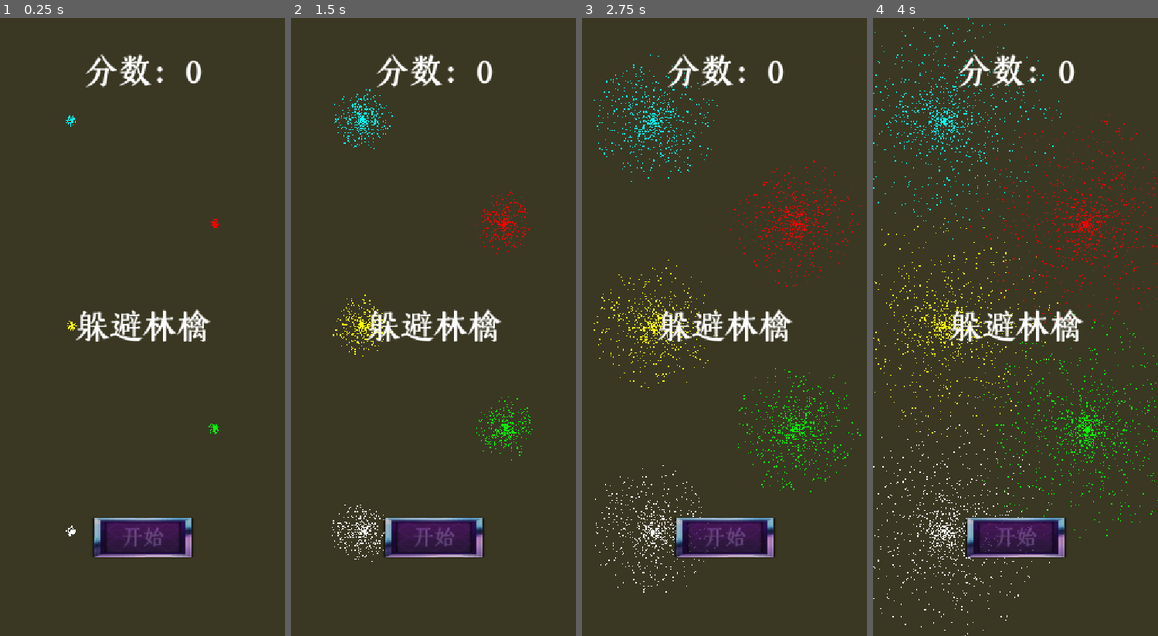
Above: before the commit, frames 1-4 (left to right).
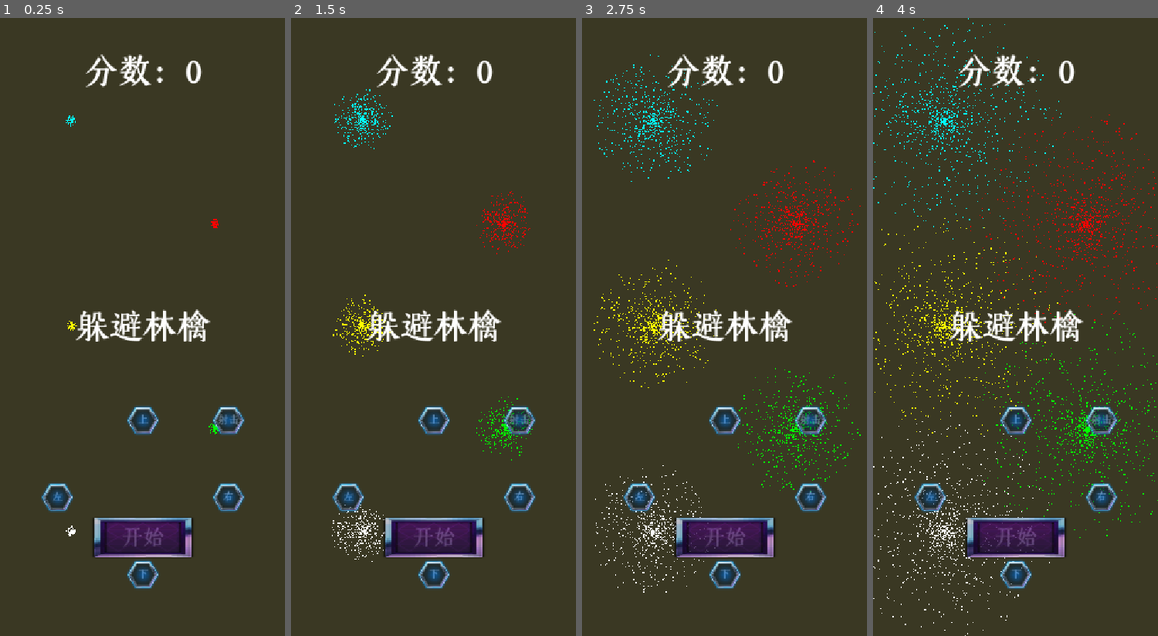
Above: after the commit, the same moments.

Repository: hackerl126/dodge_the_apples
Game: Godot game, scene res://Main.tscn
Two runs of this game, one before a commit and one after it. Both use one fixed random seed, a clock stepped at 60 frames per second and the inputs below. Video files are missing from this copy of the repository; at most half a second of black plays in their place.
Inputs:
- Up to frame 1 (0.25 s): no input
- Up to frame 2 (1.5 s): no input
- Up to frame 3 (2.75 s): no input
- Up to frame 4 (4 s): no input

The runs differ from the first frame. In frame 1, 2.0% of the frame differs, in the area x 14-86%, y 62-93%; in frame 2, 2.0%; in frame 3, 2.0%; in frame 4, 2.0%.

Commit message:
fix_shit_3

Diff:
--- /dev/null
+++ b/Control.tscn
@@ -0,0 +1,124 @@
+[gd_scene load_steps=6 format=3 uid="uid://ikuavhm43q6v"]
+
+[ext_resource type="Script" uid="uid://c1bspdv5awvjb" path="res://control.gd" id="1_iljke"]
+[ext_resource type="FontFile" uid="uid://b7r5r1natiqe2" path="res://fonts/仓耳玄三04-W05.ttf" id="2_6ovdc"]
+[ext_resource type="Texture2D" uid="uid://cuwlla2df284g" path="res://art/ButtonReleased.png" id="3_3nnk7"]
+[ext_resource type="Texture2D" uid="uid://kbrw3f66ridn" path="res://art/ButtonPressed.png" id="4_3wkhr"]
+
+[sub_resource type="LabelSettings" id="LabelSettings_poqkb"]
+font = ExtResource("2_6ovdc")
+font_size = 20
+
+[node name="Control" type="Control"]
+layout_mode = 3
+anchors_preset = 15
+anchor_right = 1.0
+anchor_bottom = 1.0
+grow_horizontal = 2
+grow_vertical = 2
+script = ExtResource("1_iljke")
+
+[node name="UpLabel" type="Label" parent="."]
+layout_mode = 1
+anchors_preset = -1
+anchor_left = 0.5
+anchor_top = 0.65
+anchor_right = 0.5
+anchor_bottom = 0.65
+offset_left = -30.0
+offset_top = -30.0
+offset_right = 30.0
+offset_bottom = 30.0
+text = "上"
+label_settings = SubResource("LabelSettings_poqkb")
+horizontal_alignment = 1
+vertical_alignment = 1
+
+[node name="Up" type="TouchScreenButton" parent="UpLabel"]
+position = Vector2(-12, -10)
+texture_normal = ExtResource("3_3nnk7")
+texture_pressed = ExtResource("4_3wkhr")
+
+[node name="DownLabel" type="Label" parent="."]
+layout_mode = 1
+anchors_preset = -1
+anchor_left = 0.5
+anchor_top = 0.9
+anchor_right = 0.5
+anchor_bottom = 0.9
+offset_left = -30.0
+offset_top = -30.0
+offset_right = 30.0
+offset_bottom = 30.0
+text = "下"
+label_settings = SubResource("LabelSettings_poqkb")
+horizontal_alignment = 1
+vertical_alignment = 1
+
+[node name="Down" type="TouchScreenButton" parent="DownLabel"]
+position = Vector2(-12, -10)
+texture_normal = ExtResource("3_3nnk7")
+texture_pressed = ExtResource("4_3wkhr")
+
+[node name="LeftLabel" type="Label" parent="."]
+layout_mode = 1
+anchors_preset = -1
+anchor_left = 0.2
+anchor_top = 0.775
+anchor_right = 0.2
+anchor_bottom = 0.775
+offset_left = -30.0
+offset_top = -30.0
+offset_right = 30.0
+offset_bottom = 30.0
+text = "左"
+label_settings = SubResource("LabelSettings_poqkb")
+horizontal_alignment = 1
+vertical_alignment = 1
+
+[node name="Left" type="TouchScreenButton" parent="LeftLabel"]
+position = Vector2(-12, -10)
+texture_normal = ExtResource("3_3nnk7")
+texture_pressed = ExtResource("4_3wkhr")
+
+[node name="RightLabel" type="Label" parent="."]
+layout_mode = 1
+anchors_preset = -1
+anchor_left = 0.8
+anchor_top = 0.775
+anchor_right = 0.8
+anchor_bottom = 0.775
+offset_left = -30.0
+offset_top = -30.0
+offset_right = 30.0
+offset_bottom = 30.0
+text = "右"
+label_settings = SubResource("LabelSettings_poqkb")
+horizontal_alignment = 1
+vertical_alignment = 1
+
+[node name="Right" type="TouchScreenButton" parent="RightLabel"]
+position = Vector2(-12, -10)
+texture_normal = ExtResource("3_3nnk7")
+texture_pressed = ExtResource("4_3wkhr")
+
+[node name="ShootLabel" type="Label" parent="."]
+layout_mode = 1
+anchors_preset = -1
+anchor_left = 0.8
+anchor_top = 0.65
+anchor_right = 0.8
+anchor_bottom = 0.65
+offset_left = -30.0
+offset_top = -30.0
+offset_right = 30.0
+offset_bottom = 30.0
+text = "射击"
+label_settings = SubResource("LabelSettings_poqkb")
+horizontal_alignment = 1
+vertical_alignment = 1
+
+[node name="Shoot" type="TouchScreenButton" parent="ShootLabel"]
+position = Vector2(-12, -10)
+texture_normal = ExtResource("3_3nnk7")
+texture_pressed = ExtResource("4_3wkhr")
--- a/Global.gd
+++ b/Global.gd
@@ -1,8 +1,6 @@
 extends Node
 
-
 var world=null
-
 
 func instance_node(node,location,parent,rotation):
 	var node_instance=node.instantiate()
--- a/HUD.tscn
+++ b/HUD.tscn
@@ -6,6 +6,7 @@
 [ext_resource type="Texture2D" uid="uid://kbrw3f66ridn" path="res://art/ButtonPressed.png" id="4_2x7kh"]
 [ext_resource type="Texture2D" uid="uid://b1vco0lf3lwab" path="res://art/StartButton.png" id="5_otiqm"]
 [ext_resource type="VideoStream" uid="uid://3q1xvc7ftf5x" path="res://art/Revive.ogv" id="6_igrm7"]
+[ext_resource type="PackedScene" uid="uid://ikuavhm43q6v" path="res://Control.tscn" id="7_1and6"]
 
 [sub_resource type="LabelSettings" id="LabelSettings_6nlyg"]
 font = ExtResource("2_rsptl")
@@ -222,4 +223,6 @@
 stream = ExtResource("6_igrm7")
 expand = true
 
+[node name="Control" parent="." instance=ExtResource("7_1and6")]
+
 [connection signal="timeout" from="MessageTimer" to="." method="_on_MessageTimer_timeout"]
--- a/Main.gd
+++ b/Main.gd
@@ -53,7 +53,6 @@
 	$Music.play()
 	$HUD.ctrlShow()
 
-
 func _on_MobTimer_timeout():
 	add_mob()
 	if(score>=50):
--- /dev/null
+++ b/control.gd
@@ -0,0 +1 @@
+extends Control
Not shown: 1 places in HUD.tscn that only renumber resources
Not shown, added: control.gd.uid
